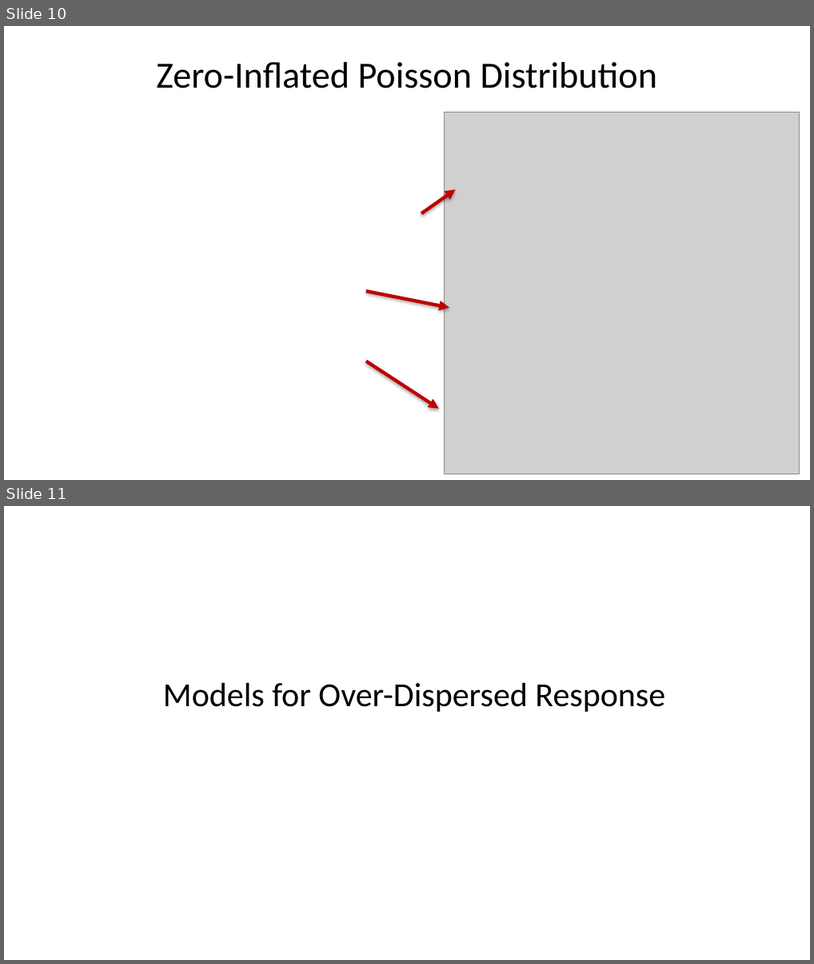
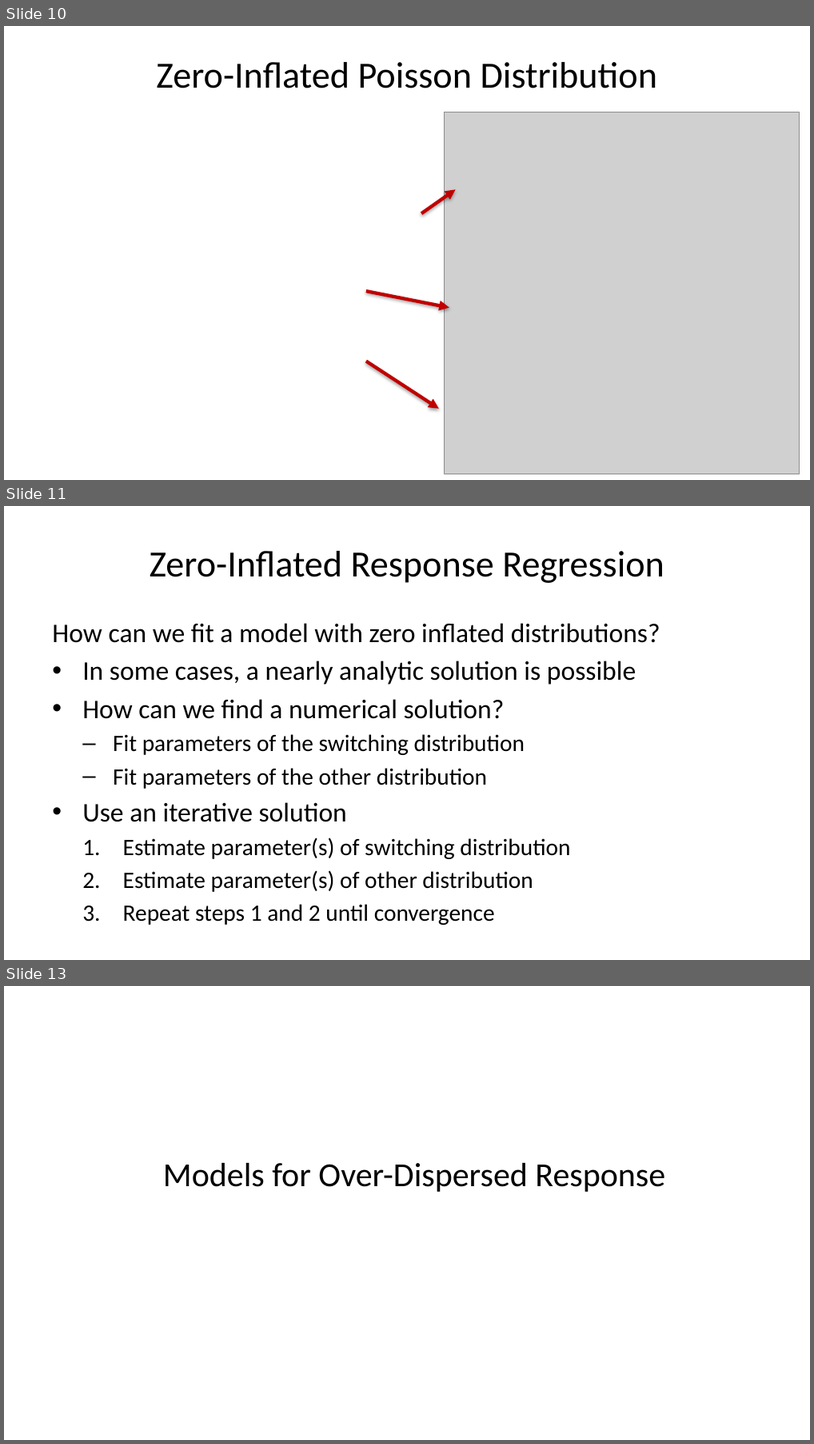
Before and after one commit to StephenElston/CSCI-E-83, a slide deck: LectureSlides/10b_ModelsFor OutliersAndOverdispersion.pptx. Shown one above the other, each under a label of ours: slides 10 and 11 before the commit, slides 10, 11 and 13 after it; the slides between them are not shown. The pictures are 814x964 and 814x1444 pixels, drawn with LibreOffice and Linux fonts; fonts in the diff are those of the drawing; grey boxes stand for pictures. Boxes give left, top, right and bottom in pixels: in the first picture for what was removed or moved away, otherwise in the second. Text is boxed around its words. In the diff, an @@ line names an element or a change of style, - is before the commit and + after.

Commit message:
Added material on negative binomial distribution to deck

```diff
--- a/LectureSlides/10b_ModelsFor OutliersAndOverdispersion.pptx
+++ b/LectureSlides/10b_ModelsFor OutliersAndOverdispersion.pptx
@@ slide 11 added at (4, 506, 810, 960), background #FFFFFF @@
@@ title added at (150, 551, 665, 583), 33 pt, text #000000 @@
+Zero-Inflated Response Regression
@@ text added at (52, 623, 661, 924), 21 pt, text #000000 @@
+How can we fit a model with zero inflated distributions?
+• In some cases, a nearly analytic solution is possible
+• How can we find a numerical solution?
+  – Fit parameters of the switching distribution
+  – Fit parameters of the other distribution
+• Use an iterative solution
+  1. Estimate parameter(s) of switching distribution
+  2. Estimate parameter(s) of other distribution
+  3. Repeat steps 1 and 2 until convergence
@@ what was slide 11 is now slide 13 @@
```
Also in this commit, not shown: 6 slides changed, 10 other slides added, 2 slides removed.
